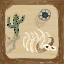
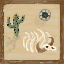
Before/after of a 64×64 layered artwork. What changed in the layer stack:
painted on "Layer" over [left=0, top=3, right=60, bottom=64]
painted on "Background" over [left=0, top=3, right=64, bottom=59]
